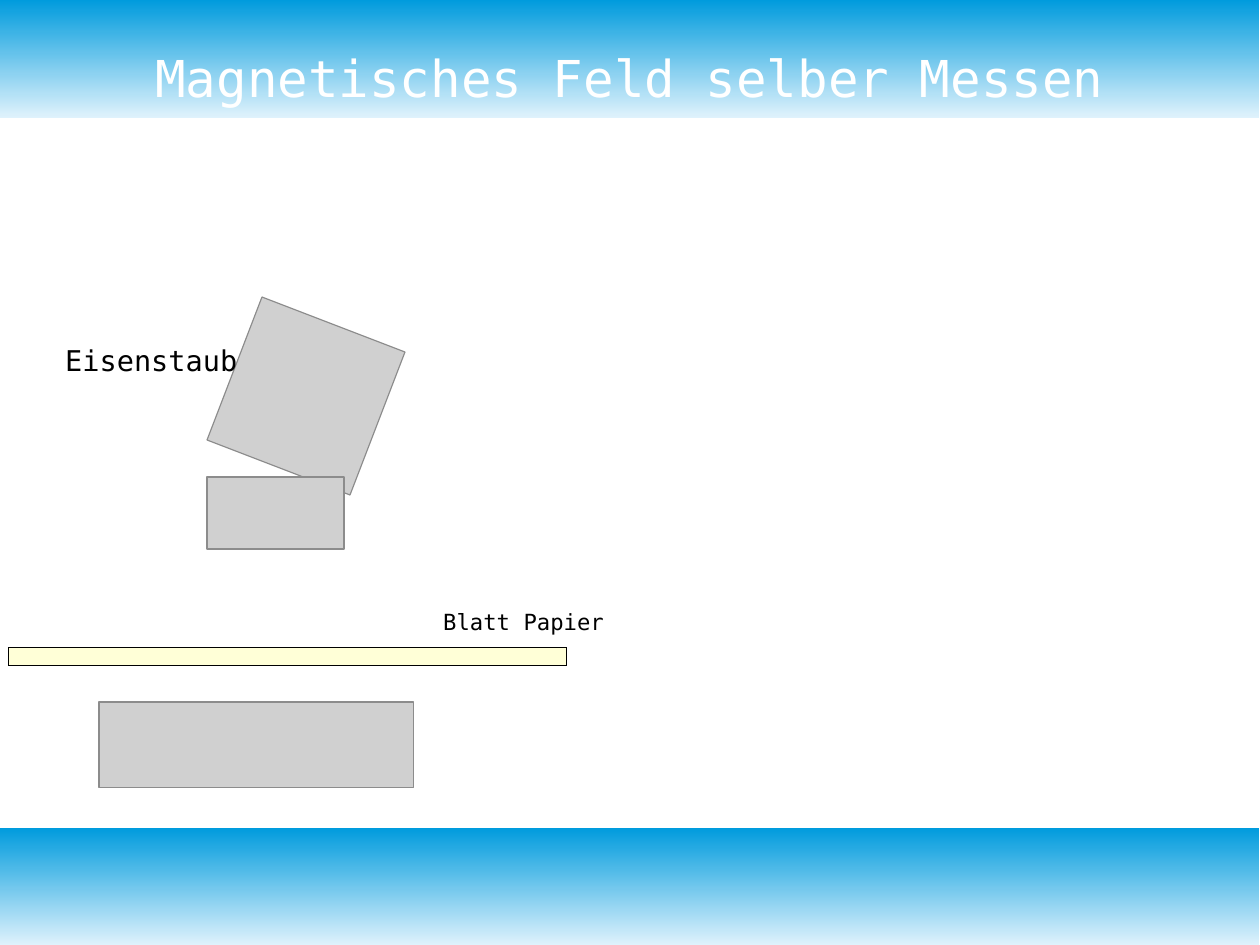
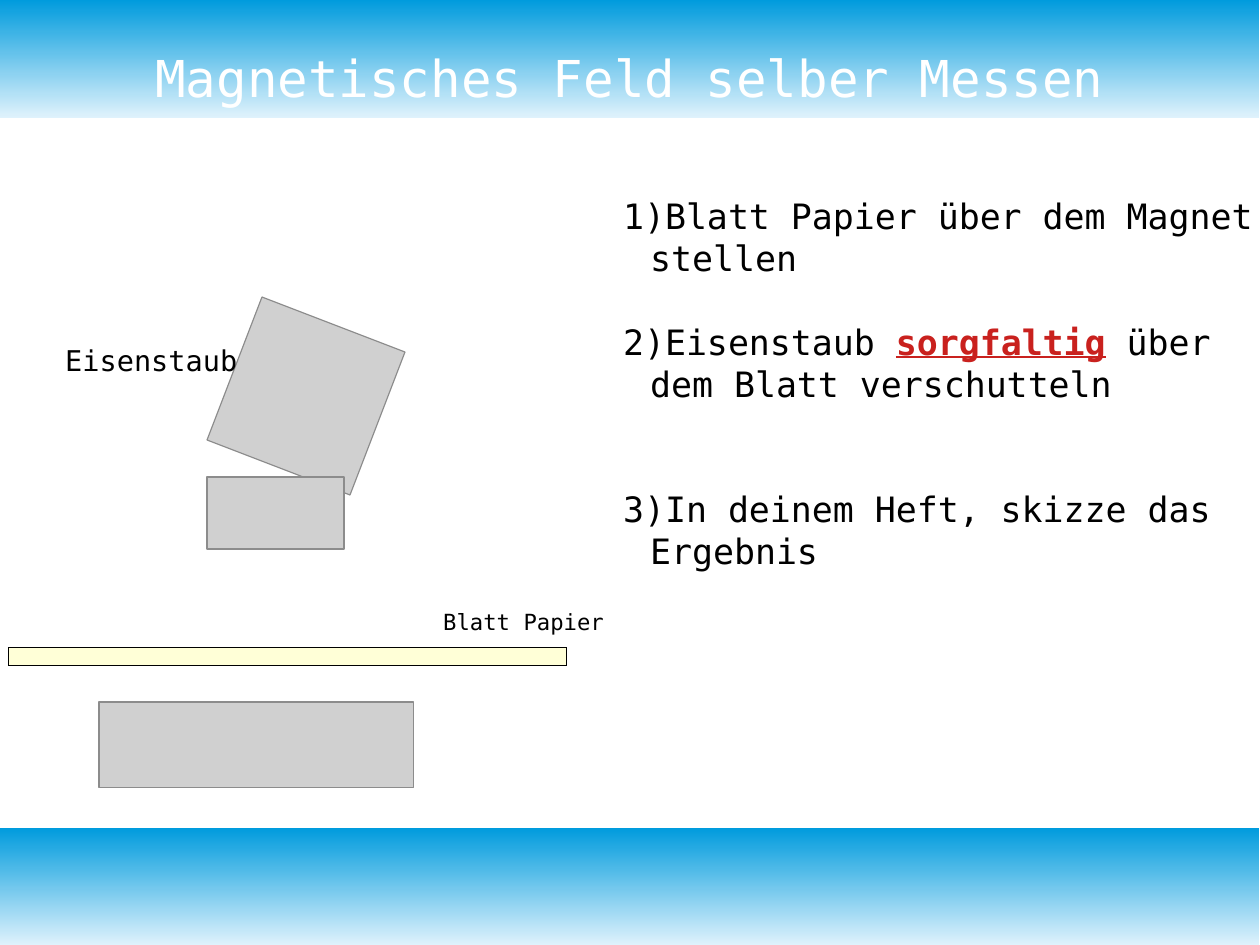
Before and after one commit to bearums/teaching, a slide deck: slide 12 of B5/physik/D12/2)Elektromagnetismus/03_Magnetfeld/Pres.odp (slide 9 before the commit). Drawn at 1260x945 pixels with LibreOffice and Linux fonts; fonts in the diff are those of the drawing; grey boxes stand for pictures. Boxes give left, top, right and bottom in pixels: in the first picture for what was removed or moved away, otherwise in the second. Text is boxed around its words. In the diff, an @@ line names an element or a change of style, - is before the commit and + after.

Commit message:
magnets

```diff
--- a/B5/physik/D12/2)Elektromagnetismus/03_Magnetfeld/Pres.odp
+++ b/B5/physik/D12/2)Elektromagnetismus/03_Magnetfeld/Pres.odp
@@ text added at bbox=[623, 202, 1253, 572], 22 pt, text #000000 @@
+1) Blatt Papier über dem Magnet stellen
+2) Eisenstaub sorgfaltig über dem Blatt verschutteln
+3) In deinem Heft, skizze das Ergebnis
```
Also in this commit, not shown: 2 other slides changed, 4 slides added, 2 slides removed, 3 other files.
